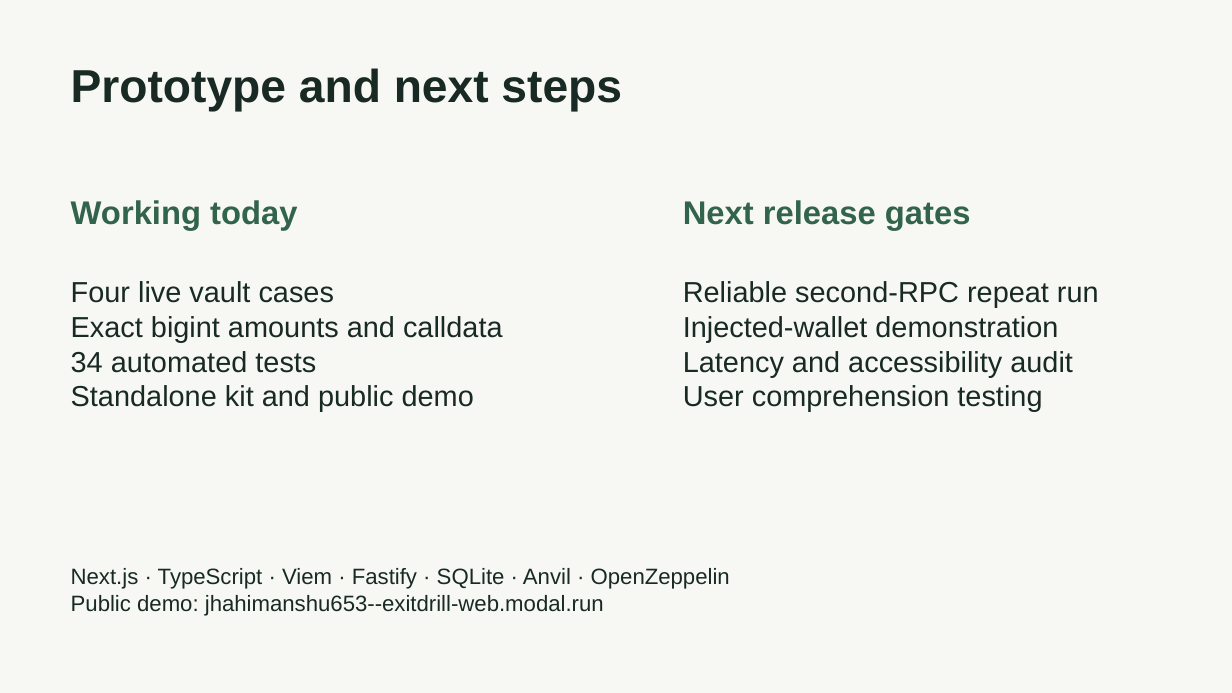
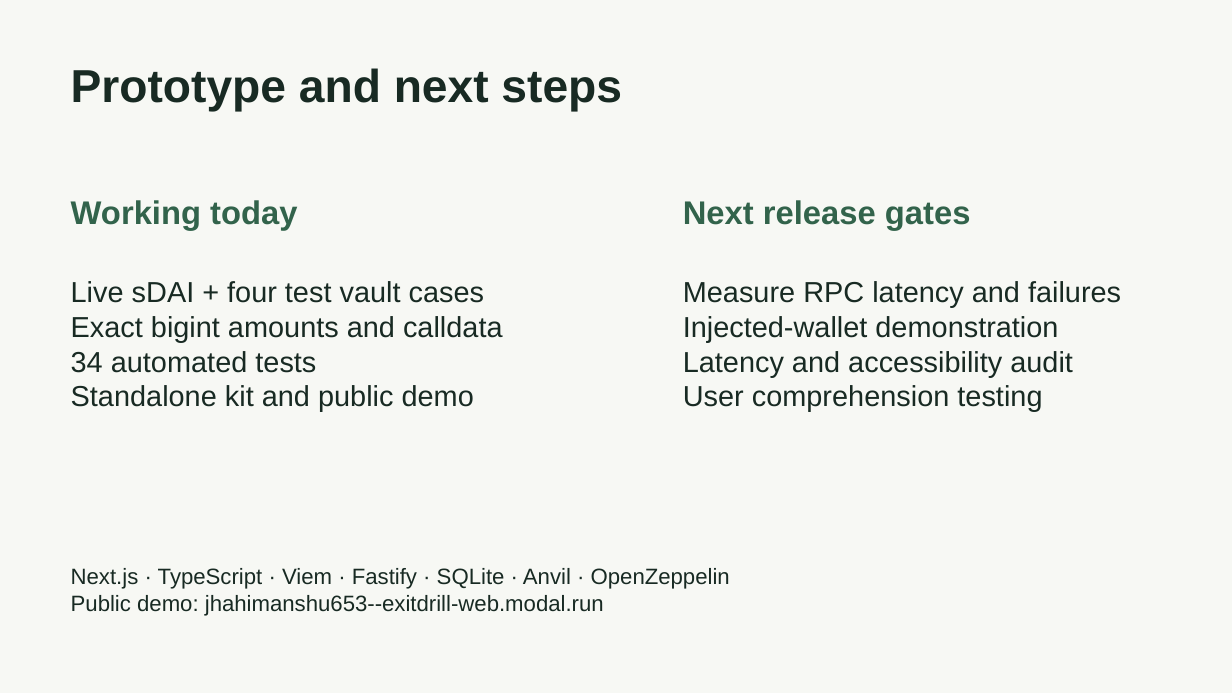
Before and after one commit to himanshu748/ExitDrill, a slide deck: slide 6 of docs/submission/ExitDrill-pitch.pptx. Drawn at 1232x693 pixels with LibreOffice and Linux fonts; fonts in the diff are those of the drawing. Boxes give left, top, right and bottom in pixels: in the first picture for what was removed or moved away, otherwise in the second. Text is boxed around its words. In the diff, an @@ line names an element or a change of style, - is before the commit and + after.

```diff
--- a/docs/submission/ExitDrill-pitch.pptx
+++ b/docs/submission/ExitDrill-pitch.pptx
@@ text at bbox=[71, 281, 484, 303]: text changed @@
-Four live vault cases
+Live sDAI + four test vault cases
@@ text at bbox=[683, 281, 1121, 308]: text changed @@
-Reliable second-RPC repeat run
+Measure RPC latency and failures
```
Also in this commit, not shown: 2 other slides changed, 25 other files.
